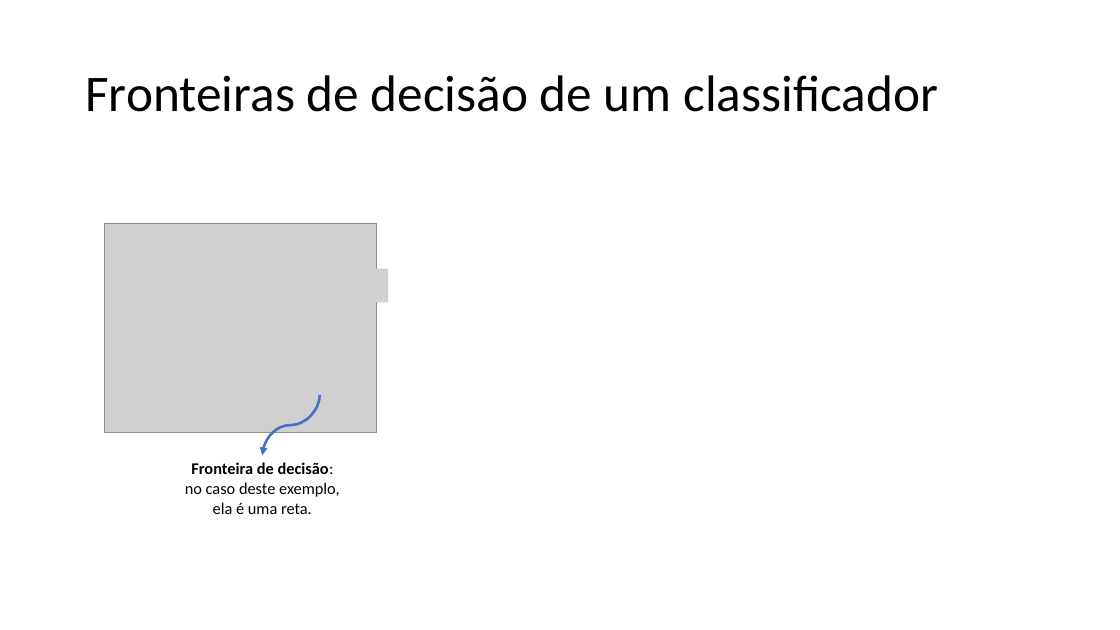
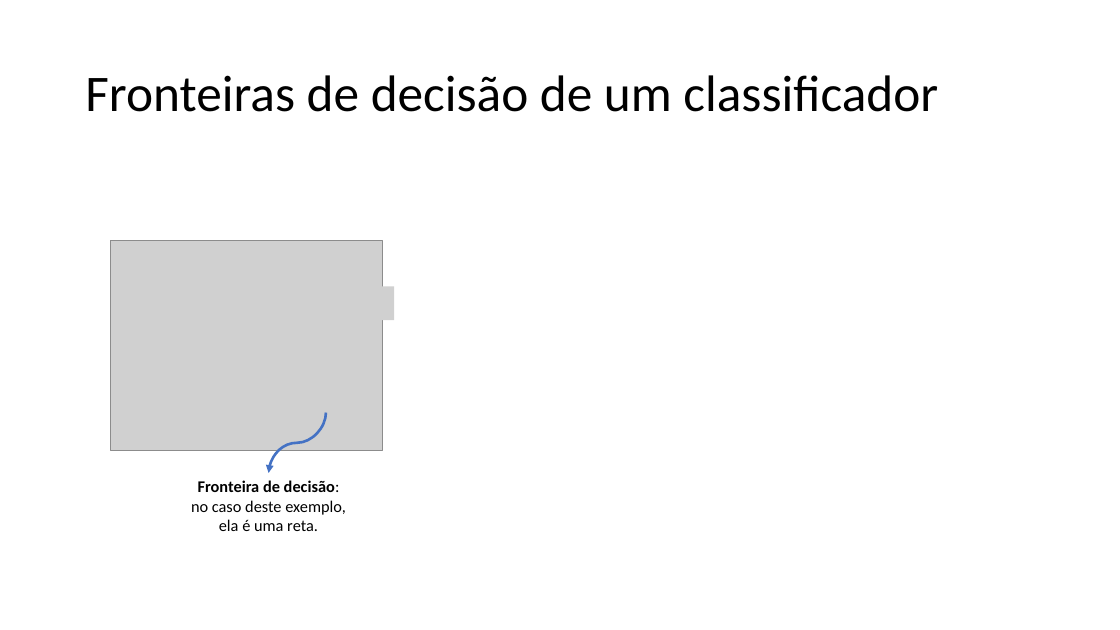
Before and after one commit to zz4fap/c24_inteligencia_artificial, a slide deck: slide 14 of slides/C24_Classificação.pptx (slide 13 before the commit). Drawn at 1120x630 pixels with LibreOffice and Linux fonts; fonts in the diff are those of the drawing; grey boxes stand for pictures. Boxes give left, top, right and bottom in pixels: in the first picture for what was removed or moved away, otherwise in the second. Text is boxed around its words. In the diff, an @@ line names an element or a change of style, - is before the commit and + after.

```diff
--- a/slides/C24_Classificação.pptx
+++ b/slides/C24_Classificação.pptx
@@ 2 pictures, 1 curved arrow: place and size @@
-2 pictures, 1 curved arrow at box(104, 223, 388, 455)
+2 pictures, 1 curved arrow at box(111, 241, 394, 473)
@@ text "Fronteira de decisão: no caso ...": place and size @@
-text "Fronteira de decisão: no caso ..." at box(185, 462, 340, 514)
+text "Fronteira de decisão: no caso ..." at box(191, 480, 346, 531)
```
Also in this commit, not shown: 7 other slides changed, 3 slides added, 1 slide removed.
